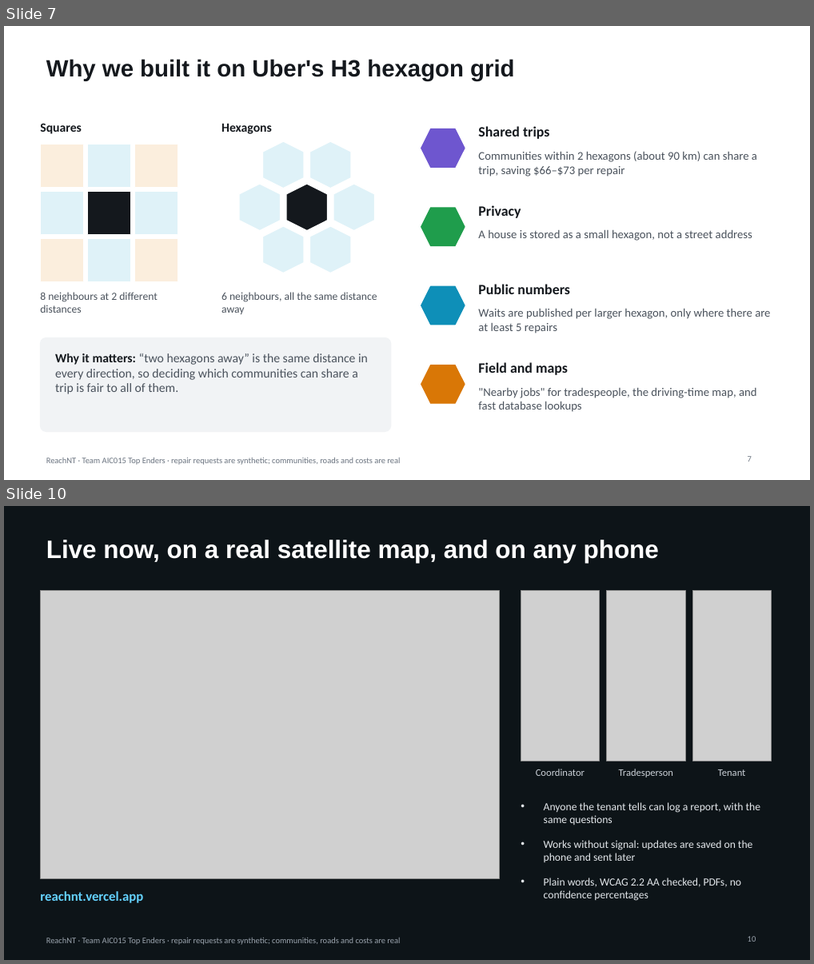
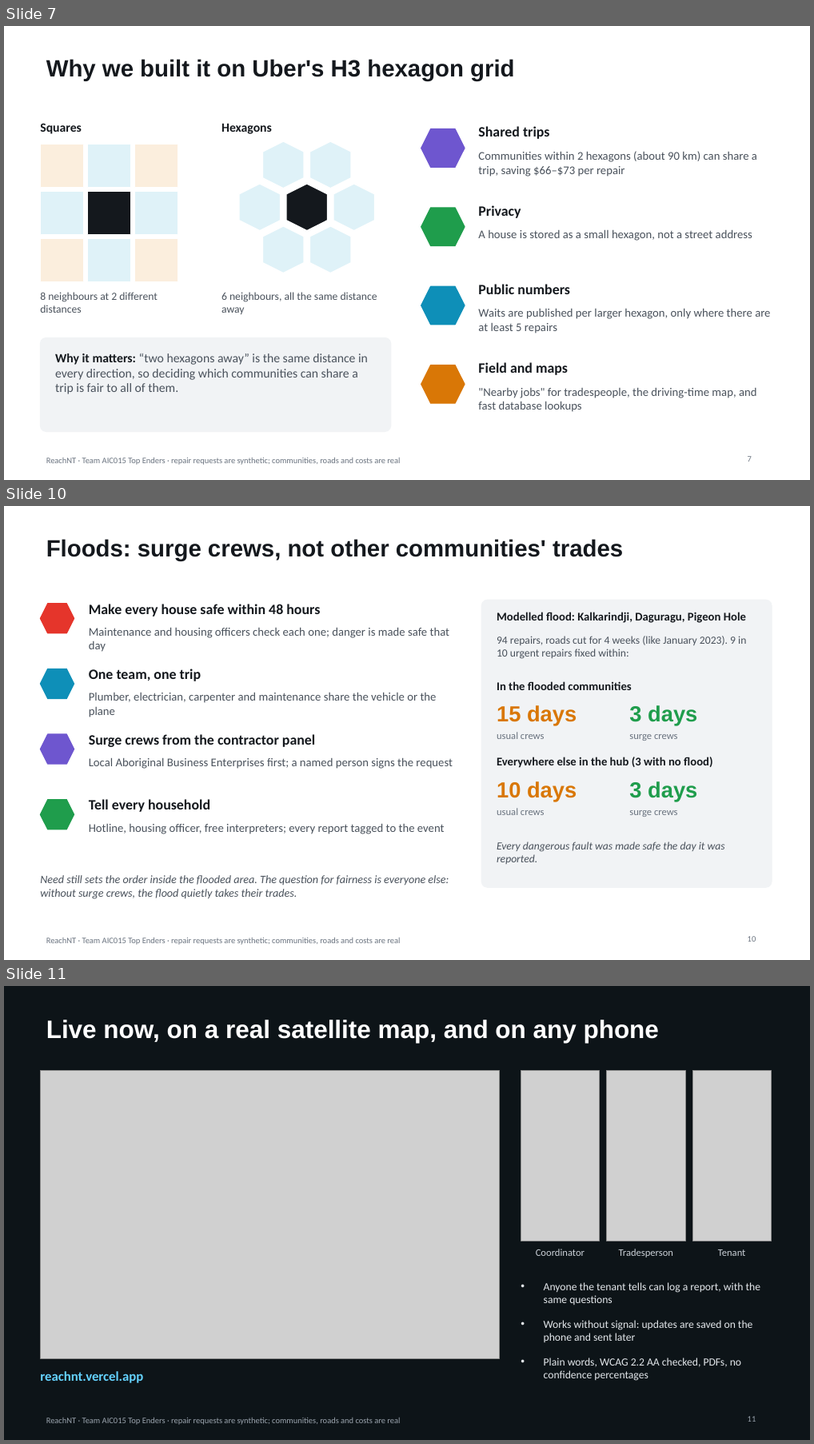
Before and after one commit to harshrastogii/reachnt, a slide deck: docs/deck/DataChallenge_Team AIC015_Slides.pptx. Shown one above the other, each under a label of ours: slides 7 and 10 before the commit, slides 7, 10 and 11 after it; the slides between them are not shown. The pictures are 814x964 and 814x1444 pixels, drawn with LibreOffice and Linux fonts; fonts in the diff are those of the drawing; grey boxes stand for pictures. Boxes give left, top, right and bottom in pixels: in the first picture for what was removed or moved away, otherwise in the second. Text is boxed around its words. In the diff, an @@ line names an element or a change of style, - is before the commit and + after.

```diff
--- a/docs/deck/DataChallenge_Team AIC015_Slides.pptx
+++ b/docs/deck/DataChallenge_Team AIC015_Slides.pptx
@@ slide 10 added at (x1=4, y1=506, x2=810, y2=960), background #FFFFFF; not listed: 1 template element that a slide beside it also shows @@
@@ title added at (x1=46, y1=539, x2=623, y2=561), 28 pt, text #14181D, bold @@
+Floods: surge crews, not other communities' trades
@@ rounded rectangle added at (x1=482, y1=600, x2=772, y2=887), fill #F1F3F5, outline #F1F3F5 1 pt @@
@@ hexagon added at (x1=40, y1=604, x2=74, y2=633), fill #E5352B, outline #E5352B 1 pt @@
@@ text added at (x1=89, y1=604, x2=320, y2=616), 17 pt, text #14181D, bold @@
+Make every house safe within 48 hours
@@ text added at (x1=497, y1=612, x2=746, y2=623), 14 pt, text #14181D, bold @@
+Modelled flood: Kalkarindji, Daguragu, Pigeon Hole
@@ text added at (x1=89, y1=628, x2=450, y2=652), 14 pt, text #4A525C @@
+Maintenance and housing officers check each one; danger is made safe that day
@@ text added at (x1=497, y1=636, x2=746, y2=659), 13 pt, text #4A525C @@
+94 repairs, roads cut for 4 weeks (like January 2023). 9 in 10 urgent repairs fixed within:
@@ hexagon added at (x1=40, y1=668, x2=74, y2=698), fill #0E8FB8, outline #0E8FB8 1 pt @@
@@ text added at (x1=89, y1=668, x2=201, y2=681), 17 pt, text #14181D, bold @@
+One team, one trip
@@ text added at (x1=89, y1=692, x2=437, y2=717), 14 pt, text #4A525C @@
+Plumber, electrician, carpenter and maintenance share the vehicle or the plane
@@ text added at (x1=497, y1=681, x2=631, y2=690), 14 pt, text #14181D, bold @@
+In the flooded communities
@@ text added at (x1=497, y1=705, x2=577, y2=725), 26 pt, text #D97706, bold @@
+15 days
@@ text added at (x1=630, y1=705, x2=698, y2=725), 26 pt, text #1F9D4C, bold @@
+3 days
@@ hexagon added at (x1=40, y1=734, x2=74, y2=764), fill #6E56CF, outline #6E56CF 1 pt @@
@@ text added at (x1=89, y1=734, x2=315, y2=747), 17 pt, text #14181D, bold @@
+Surge crews from the contractor panel
@@ text added at (x1=497, y1=732, x2=545, y2=739), 12 pt, text #6B7480 @@
+usual crews
@@ text added at (x1=630, y1=734, x2=678, y2=740), 12 pt, text #6B7480 @@
+surge crews
@@ text added at (x1=89, y1=758, x2=453, y2=768), 14 pt, text #4A525C @@
+Local Aboriginal Business Enterprises first; a named person signs the request
@@ text added at (x1=497, y1=756, x2=713, y2=768), 14 pt, text #14181D, bold @@
+Everywhere else in the hub (3 with no flood)
@@ text added at (x1=497, y1=781, x2=577, y2=801), 26 pt, text #D97706, bold @@
+10 days
@@ text added at (x1=630, y1=781, x2=698, y2=801), 26 pt, text #1F9D4C, bold @@
+3 days
@@ hexagon added at (x1=40, y1=800, x2=74, y2=829), fill #1F9D4C, outline #1F9D4C 1 pt @@
@@ text added at (x1=89, y1=799, x2=210, y2=812), 17 pt, text #14181D, bold @@
+Tell every household
@@ text added at (x1=497, y1=808, x2=545, y2=815), 12 pt, text #6B7480 @@
+usual crews
@@ text added at (x1=630, y1=810, x2=678, y2=816), 12 pt, text #6B7480 @@
+surge crews
@@ text added at (x1=89, y1=824, x2=445, y2=834), 14 pt, text #4A525C @@
+Hotline, housing officer, free interpreters; every report tagged to the event
@@ text added at (x1=497, y1=841, x2=726, y2=864), 13 pt, text #4A525C, italic @@
+Every dangerous fault was made safe the day it was reported.
@@ text added at (x1=40, y1=875, x2=449, y2=899), 13.5 pt, text #4A525C, italic @@
+Need still sets the order inside the flooded area. The question for fairness is everyone else: without surge crews, the flood quietly takes their trades.
@@ page number added at (x1=748, y1=936, x2=757, y2=941), 10 pt, text #6B7480 @@
+10
@@ what was slide 10 is now slide 11 @@
@@ page number at (x1=748, y1=1416, x2=757, y2=1421): text changed @@
-10
+11
```
Also in this commit, not shown: 3 slides changed, 7 other files.
